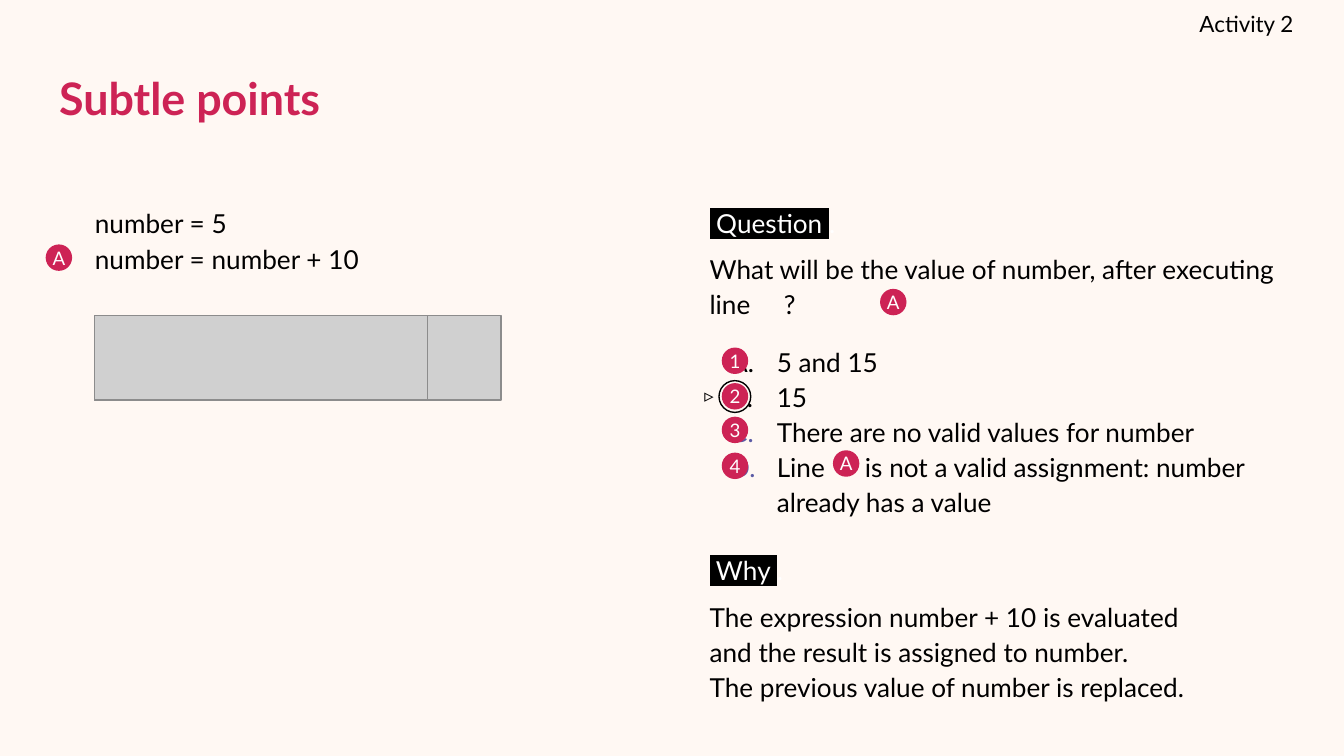
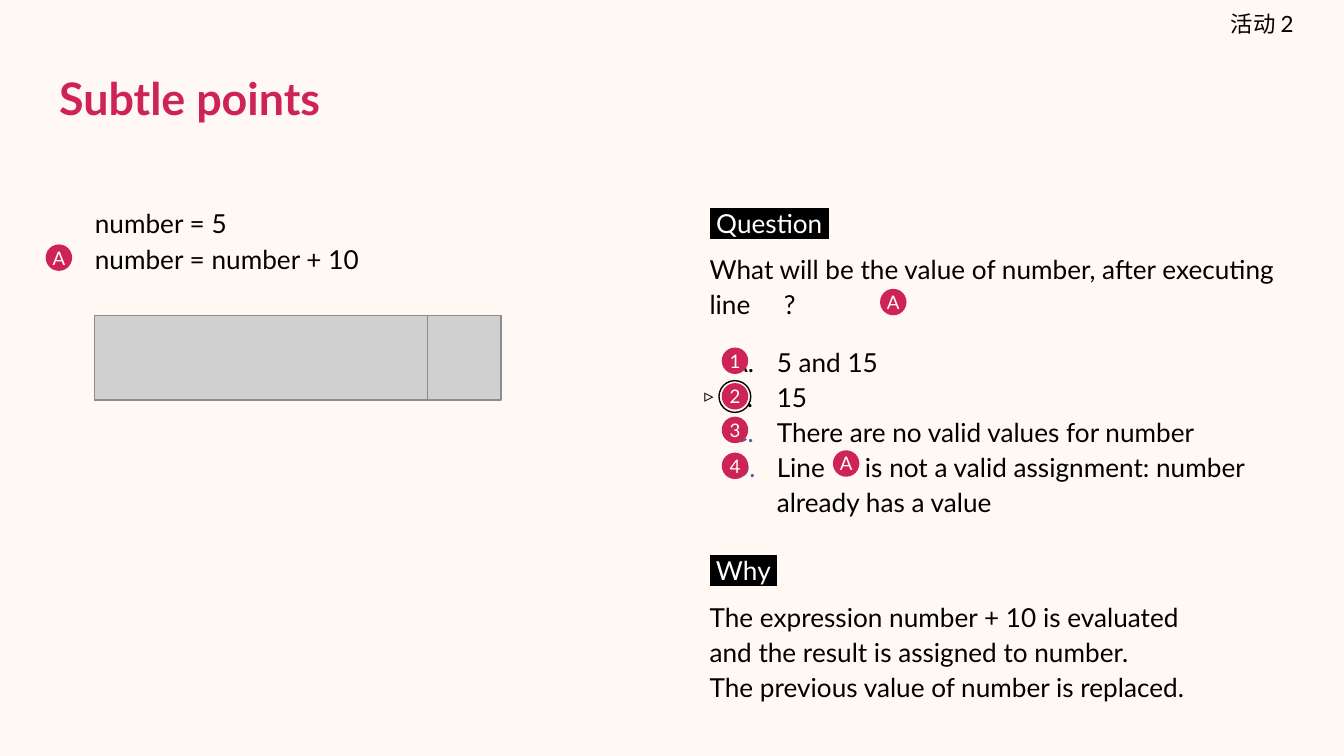
Before and after one commit to Canyu-Liu/RPI-Foundation-Computing-Curriculum-ZH-CN, a slide deck: slide 15 of 计算机课程/关键阶段四/八年级/U6 - Python编程入门/L2 - 处理数据/L2 - Python编程入门 - 八年级.pptx. Drawn at 1344x756 pixels with LibreOffice and Linux fonts; fonts in the diff are those of the drawing; grey boxes stand for pictures. Boxes give left, top, right and bottom in pixels: in the first picture for what was removed or moved away, otherwise in the second. Text is boxed around its words. In the diff, an @@ line names an element or a change of style, - is before the commit and + after.

```diff
--- a/计算机课程/关键阶段四/八年级/U6 - Python编程入门/L2 - 处理数据/L2 - Python编程入门 - 八年级.pptx
+++ b/计算机课程/关键阶段四/八年级/U6 - Python编程入门/L2 - 处理数据/L2 - Python编程入门 - 八年级.pptx
@@ subtitle at box(1231, 13, 1294, 34): text changed @@
-Activity 2
+活动 2
```
Also in this commit, not shown: 5 other slides changed, 2 slides added, 2 slides removed, 2 other files.
